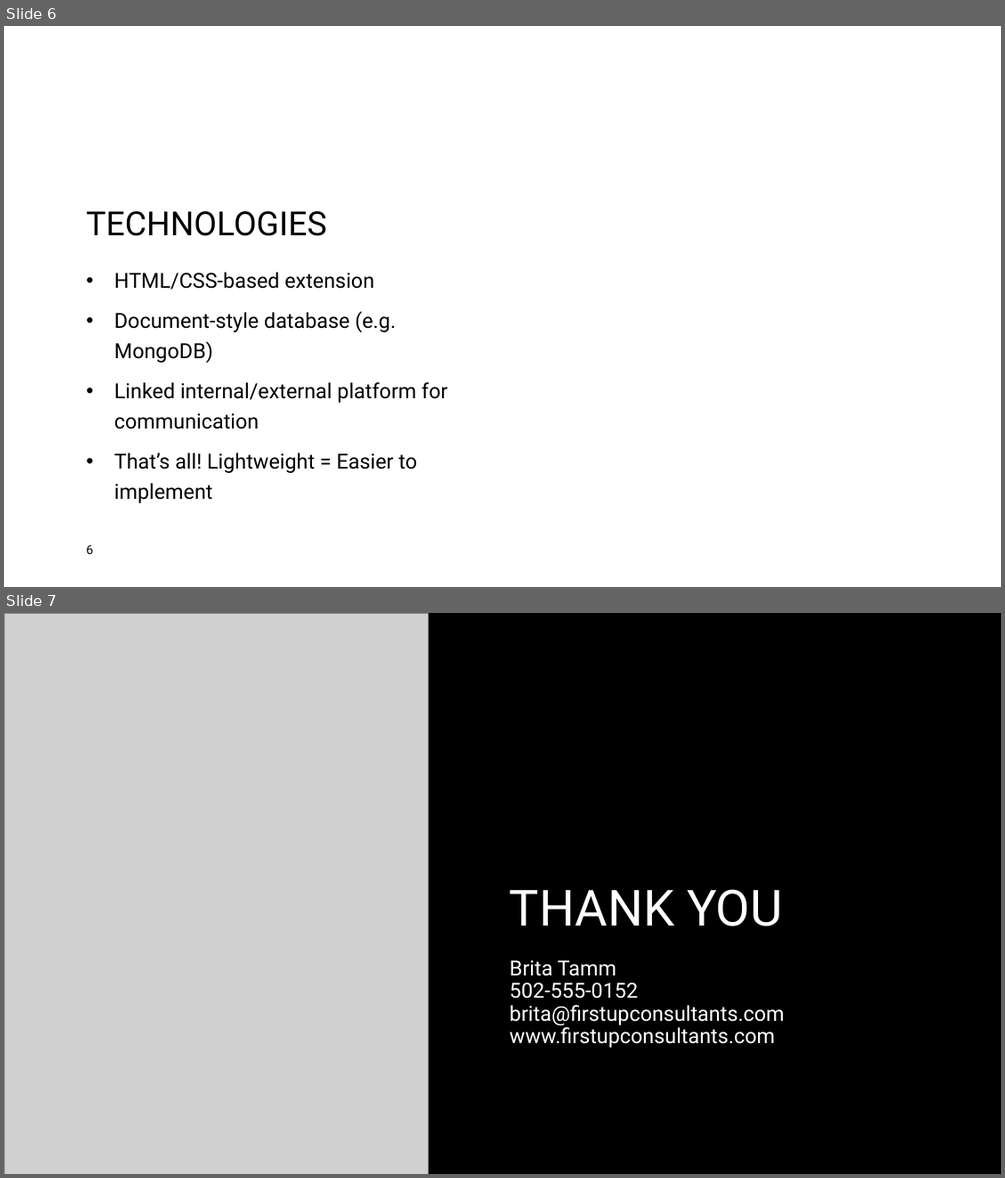
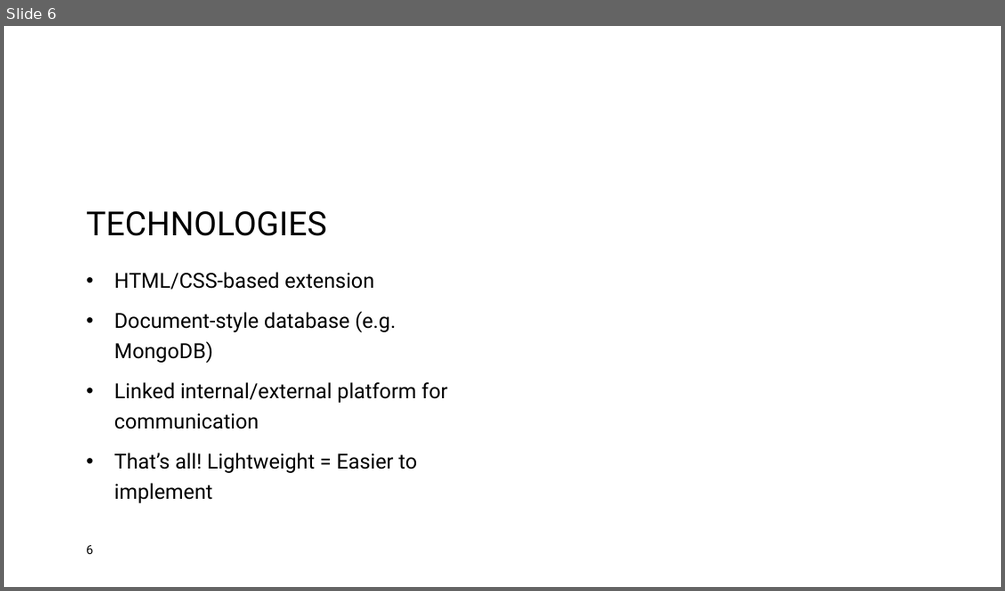
Before and after one commit to IntrixTheName/Error404, a slide deck: Azul Connect.pptx. Shown one above the other, each under a label of ours: slides 6 and 7 before the commit, slide 6 after it. The pictures are 1005x1178 and 1005x591 pixels, drawn with LibreOffice and Linux fonts; fonts in the diff are those of the drawing; grey boxes stand for pictures; background and template pictures are left out. Boxes give left, top, right and bottom in pixels: in the first picture for what was removed or moved away, otherwise in the second. Text is boxed around its words. In the diff, an @@ line names an element or a change of style, - is before the commit and + after.

```diff
--- a/Azul Connect.pptx
+++ b/Azul Connect.pptx
@@ slide 7 removed at (x1=4, y1=613, x2=1001, y2=1174), background #000000 @@
@@ picture removed at (x1=4, y1=613, x2=428, y2=1174) @@
@@ title removed at (x1=510, y1=889, x2=783, y2=926) @@
-THANK YOU
@@ text removed at (x1=510, y1=960, x2=785, y2=1047) @@
-Brita Tamm
-502-555-0152
-brita@firstupconsultants.com
-www.firstupconsultants.com
```
Also in this commit, not shown: 1 slide added, 2 other slides removed.
